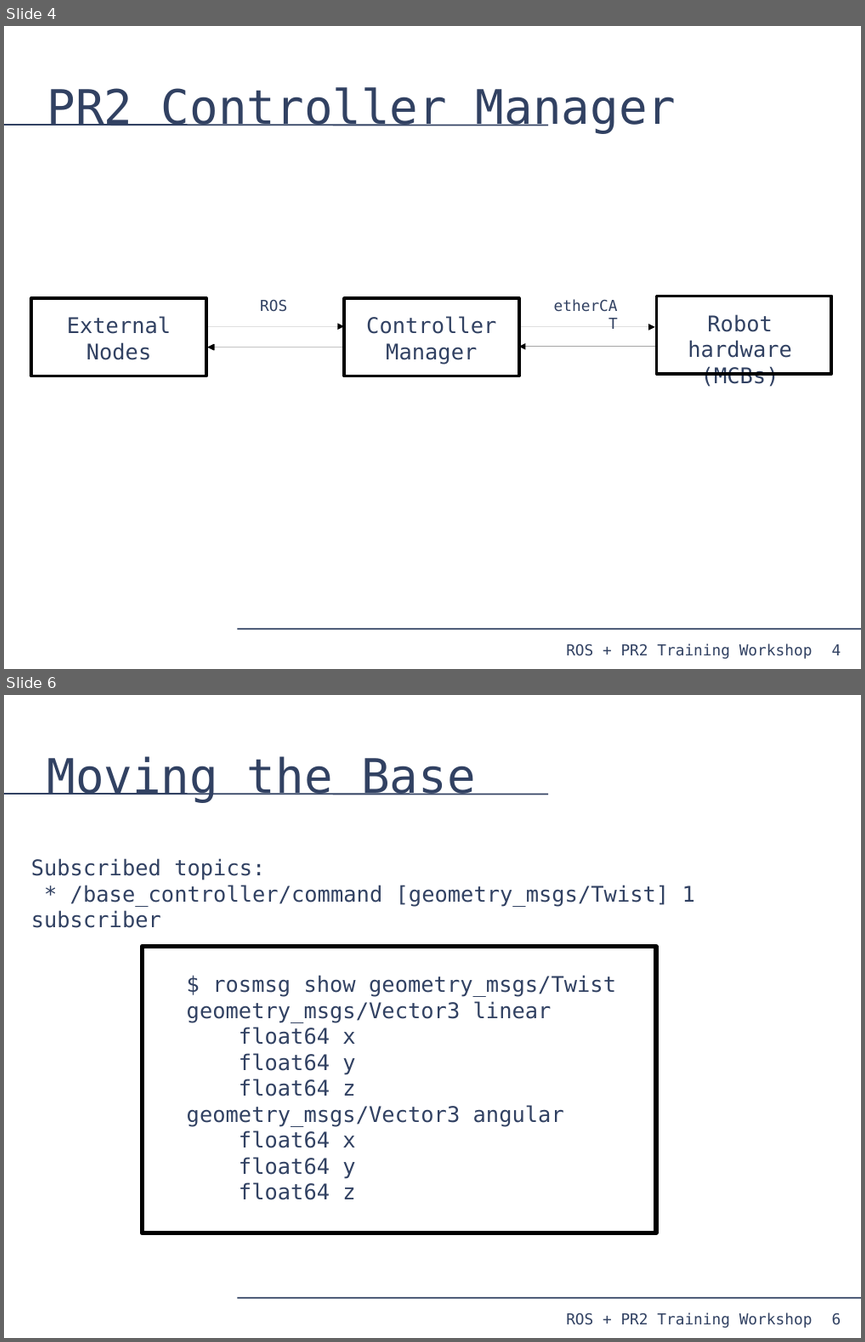
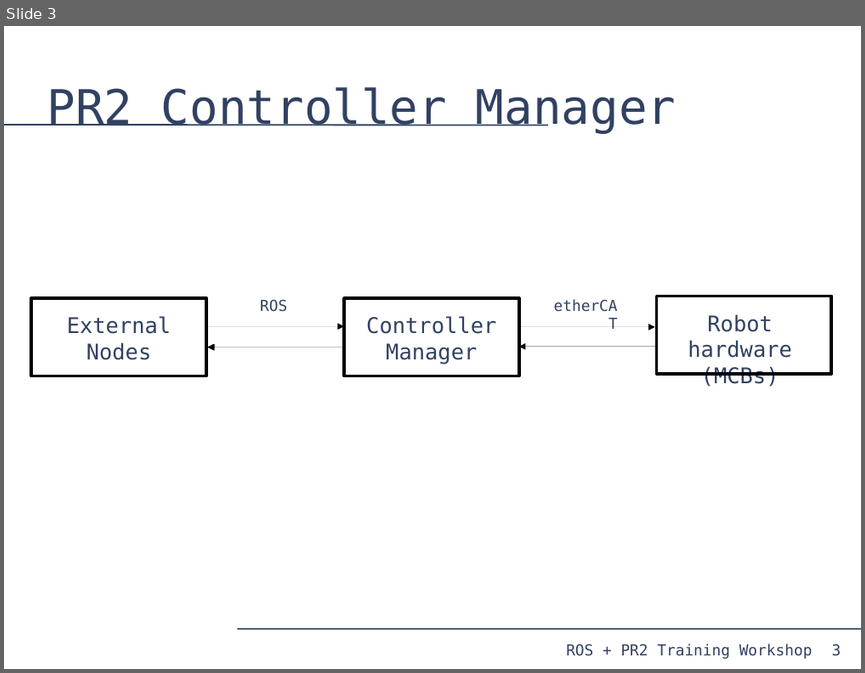
Before and after one commit to PR2/pr2_docs, a slide deck: pr2_training_workshop/moving_mechanism/slides.odp. Shown one above the other, each under a label of ours: slides 4 and 6 before the commit, slide 3 after it; the slides between them are not shown. The pictures are 865x1342 and 865x673 pixels, drawn with LibreOffice and Linux fonts; fonts in the diff are those of the drawing. Boxes give left, top, right and bottom in pixels: in the first picture for what was removed or moved away, otherwise in the second. Text is boxed around its words. In the diff, an @@ line names an element or a change of style, - is before the commit and + after.

Commit message:
Presentation stripped to be a demonstration, finished up to trajectory/arm control.

```diff
--- a/pr2_training_workshop/moving_mechanism/slides.odp
+++ b/pr2_training_workshop/moving_mechanism/slides.odp
@@ slide 6 removed at box(4, 695, 861, 1338), background #FFFFFF; not listed: 4 template elements that a slide beside it also shows @@
@@ title removed at box(46, 756, 476, 803) @@
-Moving the Base
@@ text removed at box(31, 858, 695, 928) @@
-Subscribed topics:
-* /base_controller/command [geometry_msgs/Twist] 1 subscriber
@@ rectangle removed at box(143, 946, 656, 1233) @@
@@ text removed at box(187, 975, 616, 1200) @@
-$ rosmsg show geometry_msgs/Twist
-geometry_msgs/Vector3 linear
-float64 x
-float64 y
-float64 z
-geometry_msgs/Vector3 angular
-float64 x
-float64 y
-float64 z
@@ what was slide 4 is now slide 3 @@
@@ page number at box(832, 644, 841, 656): text changed @@
-4
+3
```
Also in this commit, not shown: 1 slide changed, 12 slides added, 13 other slides removed, 7 other files.
